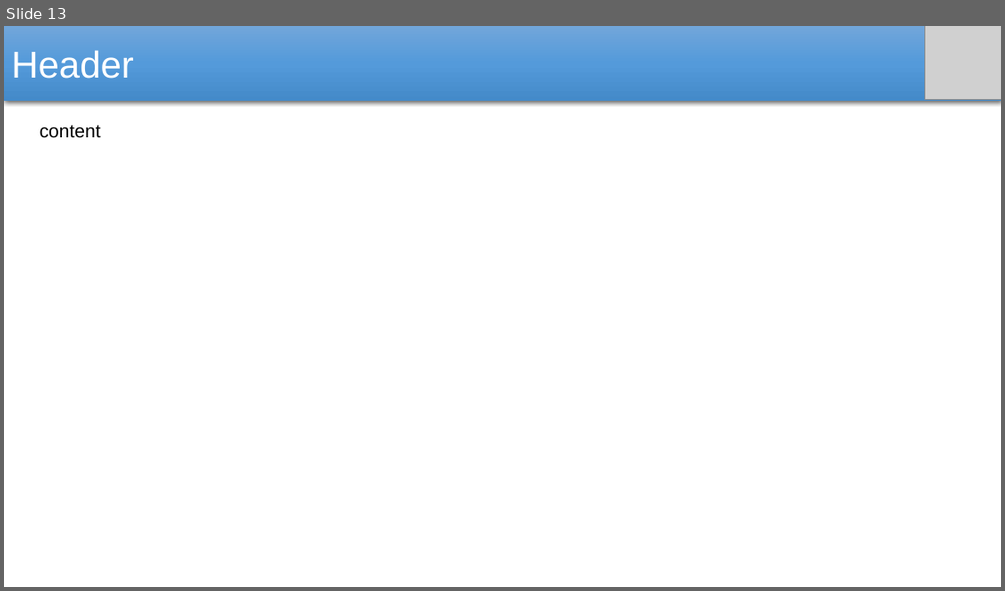
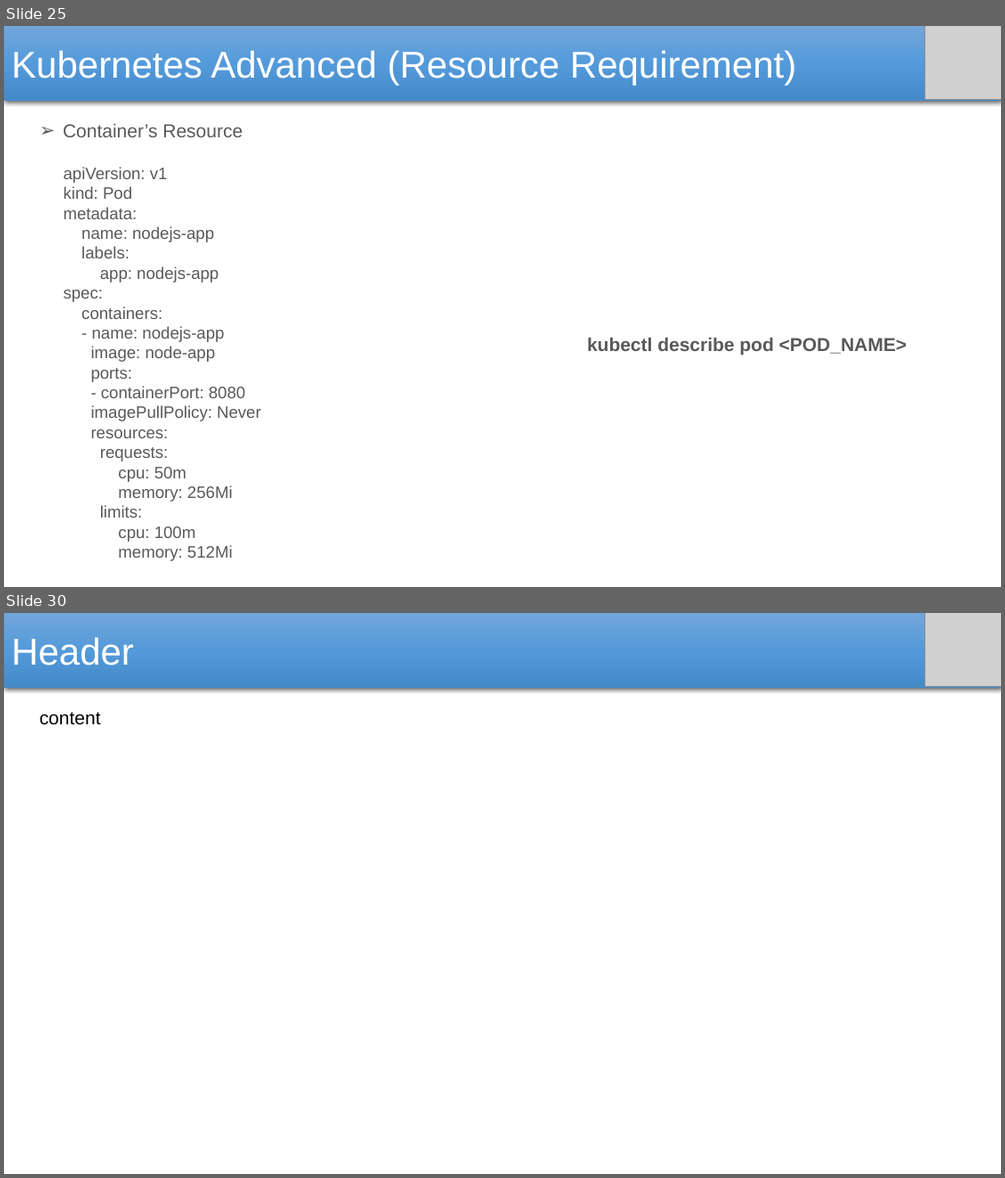
Before and after one commit to SubhadeepSen/Kubernetes-Learning, a slide deck: Kubernetes.pptx. Shown one above the other, each under a label of ours: slide 13 before the commit, slides 25 and 30 after it; the slides between them are not shown. The pictures are 1005x591 and 1005x1178 pixels, drawn with LibreOffice and Linux fonts; fonts in the diff are those of the drawing; grey boxes stand for pictures. Boxes give left, top, right and bottom in pixels: in the first picture for what was removed or moved away, otherwise in the second. Text is boxed around its words. In the diff, an @@ line names an element or a change of style, - is before the commit and + after.

Commit message:
resource requirement and multicontainers pod

```diff
--- a/Kubernetes.pptx
+++ b/Kubernetes.pptx
@@ slide 25 added at <box>4,26,1001,587</box>, background #FFFFFF @@
@@ rectangle added at <box>4,26,1001,101</box>, fill gradient #71A6DB to #559BDB to #448ACA, 36 pt, text #FFFFFF @@
+Kubernetes Advanced (Resource Requirement)
@@ picture added at <box>925,26,1001,99</box> @@
@@ text added at <box>63,124,243,137</box>, 18 pt, text #595959 @@
+➢ Container’s Resource
@@ text added at <box>64,167,261,561</box>, 16 pt, text #595959 @@
+apiVersion: v1
+kind: Pod
+metadata:
+name: nodejs-app
+labels:
+app: nodejs-app
+spec:
+containers:
+- name: nodejs-app
+image: node-app
+ports:
+- containerPort: 8080
+imagePullPolicy: Never
+resources:
+requests:
+cpu: 50m
+memory: 256Mi
+limits:
+cpu: 100m
+memory: 512Mi
@@ text added at <box>587,338,906,354</box>, 18 pt, text #595959, bold @@
+kubectl describe pod <POD_NAME>
@@ what was slide 13 is now slide 30 @@
```
Also in this commit, not shown: 6 slides changed, 16 other slides added, 2 other files.
